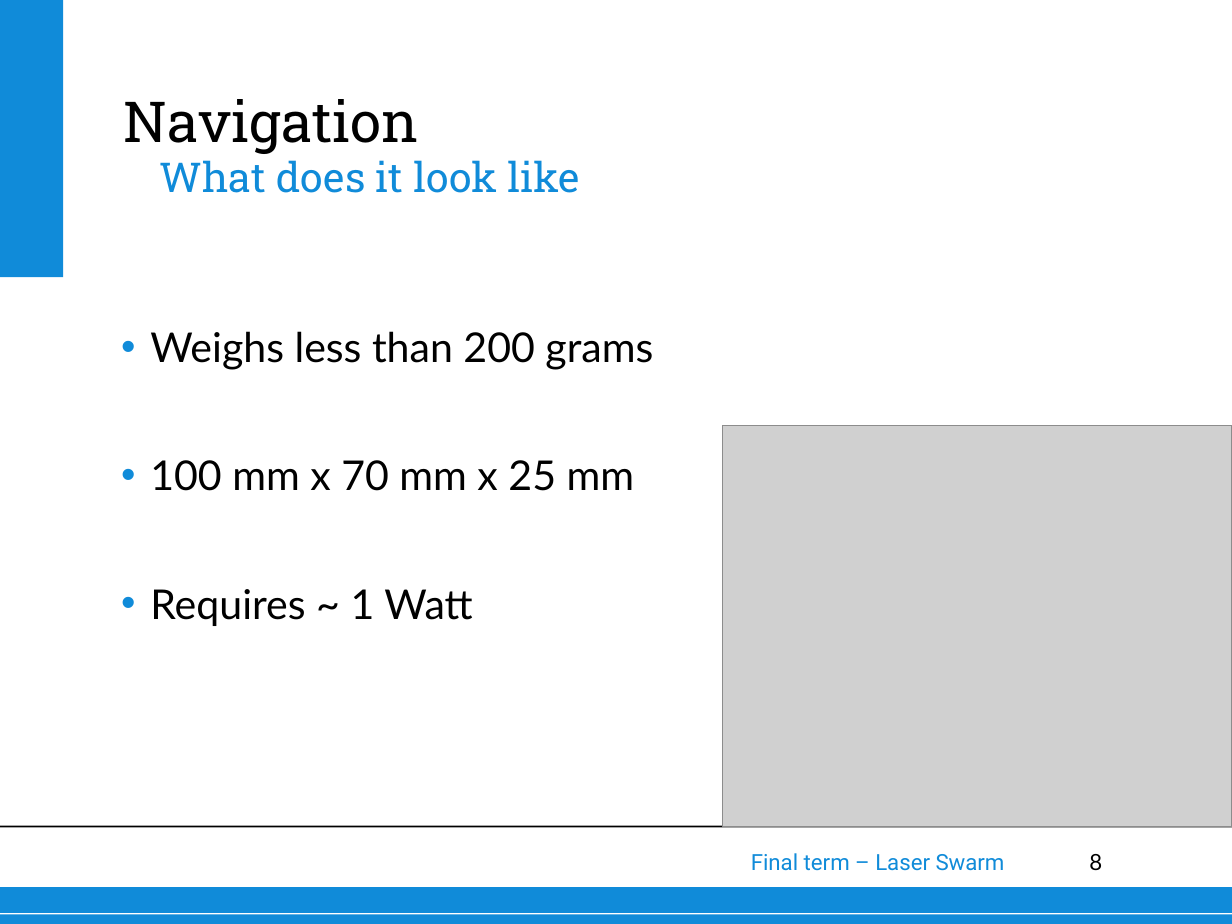
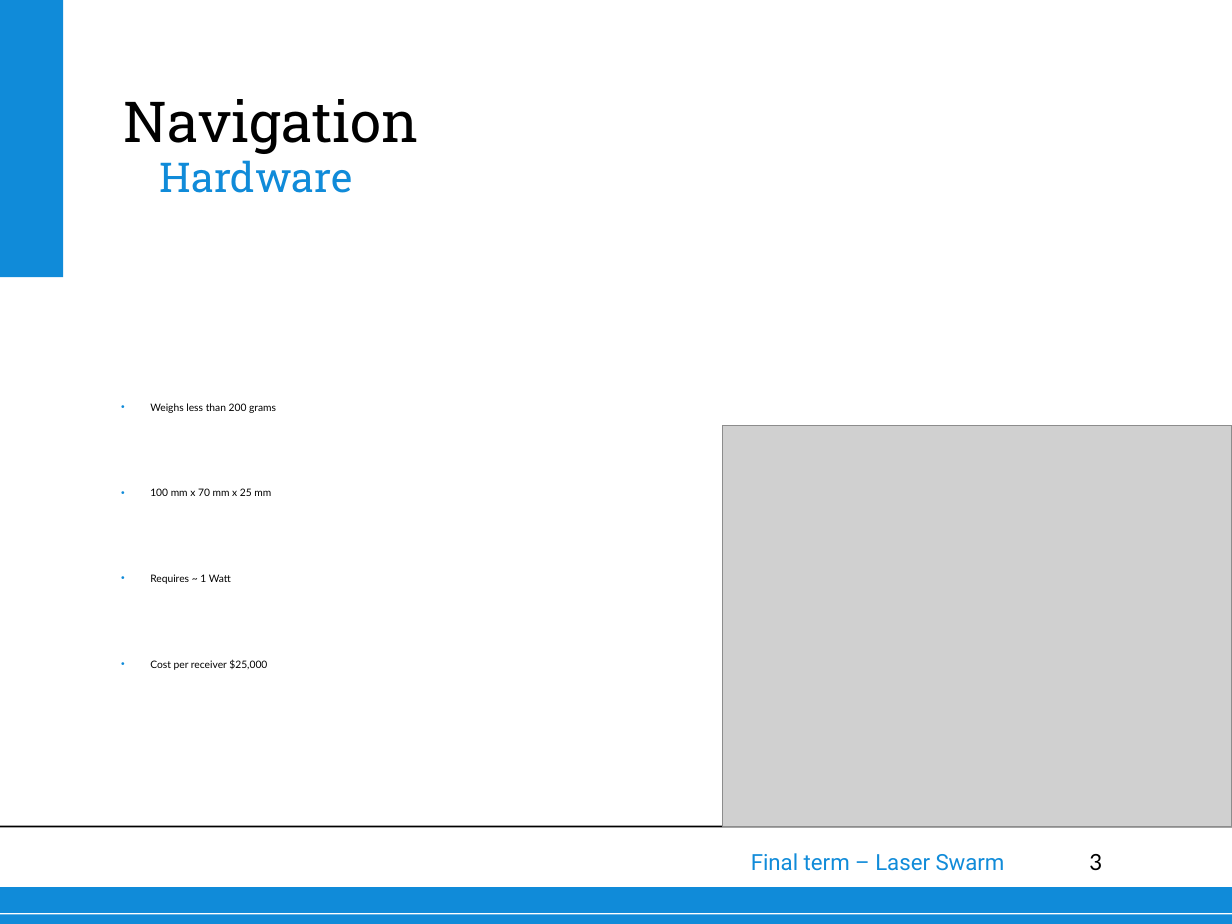
Before and after one commit to thewisenerd/laser-swarm, a slide deck: slide 3 of finalPresentation/subsections/Navigation.ppt (slide 8 before the commit). Drawn at 1232x924 pixels with LibreOffice and Linux fonts; fonts in the diff are those of the drawing; grey boxes stand for pictures; background and template pictures are left out. Boxes give left, top, right and bottom in pixels: in the first picture for what was removed or moved away, otherwise in the second. Text is boxed around its words. In the diff, an @@ line names an element or a change of style, - is before the commit and + after.

```diff
--- a/finalPresentation/subsections/Navigation.ppt
+++ b/finalPresentation/subsections/Navigation.ppt
@@ text at (160,160,353,193): text changed @@
-What does it look like
+Hardware
@@ text at (150,403,276,584): size 24 to 6 pt in "Weighs less than 200 grams", "100 mm x 70 mm x 25 ...", "Requires ~ 1 Watt" @@
@@ text at (150,659,267,670): paragraph added @@
+• Cost per receiver $25,000
@@ page number at (1089,854,1102,870): text changed @@
-8
+3
```
Also in this commit, not shown: 2 other slides changed, 6 slides removed, 1 other file.
